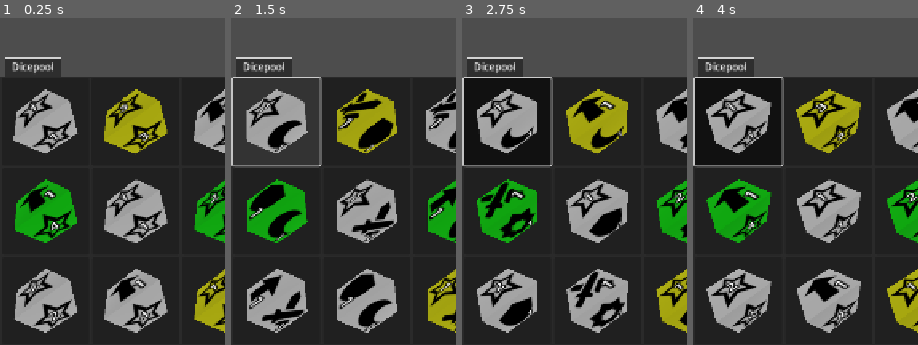
Above: before the commit, frames 1-4 (left to right).
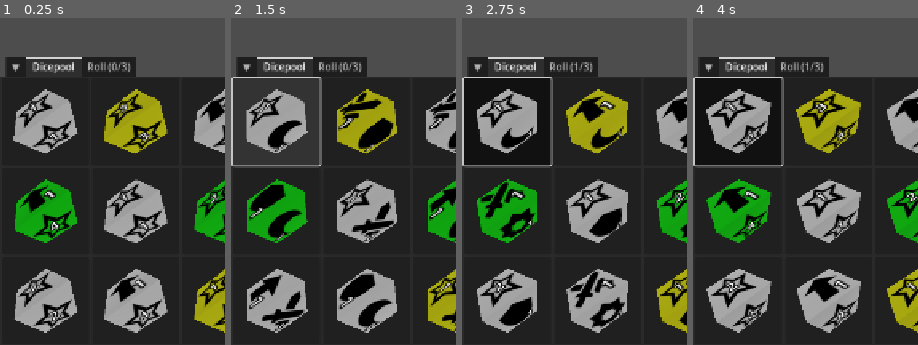
Above: after the commit, the same moments.

Repository: francocurotto/DDMre
Game: Godot game, scene res://test.tscn
Two runs of this game, one before a commit and one after it. Both use one fixed random seed, a clock stepped at 60 frames per second and the inputs below.
Inputs (mouse positions are % of the whole screen's width and height, from its top left):
- Up to frame 1 (0.25 s): no input
- Up to frame 2 (1.5 s): click (10, 66) at 0.52 s; click (10, 66) at 1.27 s
- Up to frame 3 (2.75 s): click (10, 66) at 2.02 s
- Up to frame 4 (4 s): move the mouse to (72, 33) at 2.77 s; move the mouse to (30, 45) at 3.52 s
The pictures show only the part of the screen within x 0-50%, y 50-100%; the shares and areas given below are measured in that part.

The runs differ from the first frame. In frame 1, 2.3% of the frame differs, in the area x 2-61%, y 11-19%; in frame 2, 2.3%; in frame 3, 2.3%; in frame 4, 2.3%.

Commit message:
progress in dice gui

Diff:
--- /dev/null
+++ b/dicegui/dice_gui.gd
@@ -0,0 +1,17 @@
+extends TabContainer
+
+#region builtin functions
+func _ready() -> void:
+	get_tab_bar().set_tab_title(2, "Roll (0/3)")
+	$Dicepool.roll_changed.connect(on_roll_changed)
+#endregion
+
+#region public functions
+func set_dice(i, dice):
+	$Dicepool.set_dice(i, dice)
+#endregion
+
+#region signals callback
+func on_roll_changed(roll_dice_buttons):
+	get_tab_bar().set_tab_title(2, "Roll (%d/3)" % len(roll_dice_buttons))
+#endregion
--- /dev/null
+++ b/dicegui/dice_gui.tscn
@@ -0,0 +1,32 @@
+[gd_scene load_steps=3 format=3 uid="uid://c4thhg2j07f1s"]
+
+[ext_resource type="PackedScene" uid="uid://du8wgt4awuk8d" path="res://dicegui/dicepool/dicepool.tscn" id="1_ahudt"]
+[ext_resource type="Script" uid="uid://c41m1e7l0l7a7" path="res://dicegui/dice_gui.gd" id="1_gm7by"]
+
+[node name="DiceGUI" type="TabContainer"]
+anchors_preset = 7
+anchor_left = 0.5
+anchor_top = 1.0
+anchor_right = 0.5
+anchor_bottom = 1.0
+offset_left = -360.0
+offset_top = -31.0
+offset_right = 360.0
+grow_horizontal = 2
+grow_vertical = 0
+current_tab = 1
+script = ExtResource("1_gm7by")
+
+[node name="▼" type="PanelContainer" parent="."]
+visible = false
+layout_mode = 2
+metadata/_tab_index = 0
+
+[node name="Dicepool" parent="." instance=ExtResource("1_ahudt")]
+layout_mode = 2
+metadata/_tab_index = 1
+
+[node name="Roll" type="PanelContainer" parent="."]
+visible = false
+layout_mode = 2
+metadata/_tab_index = 2
--- a/dicepool/dice_button/dice_button.tscn
+++ b/dicegui/dicepool/dice_button/dice_button.tscn
@@ -1,7 +1,7 @@
 [gd_scene load_steps=5 format=3 uid="uid://cl36s84e5ksr4"]
 
 [ext_resource type="PackedScene" uid="uid://b6qy0uoifxeby" path="res://dice/dice.tscn" id="1_3otug"]
-[ext_resource type="Script" uid="uid://qbyah0c0tr8h" path="res://dicepool/dice_button/dice_button.gd" id="1_aem31"]
+[ext_resource type="Script" uid="uid://qbyah0c0tr8h" path="res://dicegui/dicepool/dice_button/dice_button.gd" id="1_aem31"]
 
 [sub_resource type="PlaneMesh" id="PlaneMesh_aoqbp"]
 size = Vector2(8, 8)
--- a/dicepool/dicepool.gd
+++ b/dicegui/dicepool/dicepool.gd
@@ -1,4 +1,8 @@
 extends PanelContainer
+
+#region signals
+signal roll_changed
+#endregion
 
 #region public variables
 var buttons = []
@@ -30,9 +34,11 @@
 		for button in buttons:
 			if button not in roll_dice_buttons:
 				button.disabled = true
+	roll_changed.emit(roll_dice_buttons)
 
 func on_dice_button_released(released_button):
 	roll_dice_buttons.erase(released_button)
 	for button in buttons:
 		button.disabled = false
+	roll_changed.emit(roll_dice_buttons)
 #endregion
--- a/dicepool/dicepool.tscn
+++ b/dicegui/dicepool/dicepool.tscn
@@ -1,7 +1,7 @@
 [gd_scene load_steps=4 format=3 uid="uid://du8wgt4awuk8d"]
 
-[ext_resource type="PackedScene" uid="uid://cl36s84e5ksr4" path="res://dicepool/dice_button/dice_button.tscn" id="1_deuju"]
-[ext_resource type="Script" uid="uid://cghnyu3b7yv1s" path="res://dicepool/dicepool.gd" id="1_jyfec"]
+[ext_resource type="PackedScene" uid="uid://cl36s84e5ksr4" path="res://dicegui/dicepool/dice_button/dice_button.tscn" id="1_deuju"]
+[ext_resource type="Script" uid="uid://cghnyu3b7yv1s" path="res://dicegui/dicepool/dicepool.gd" id="1_jyfec"]
 
 [sub_resource type="StyleBoxFlat" id="StyleBoxFlat_deuju"]
 bg_color = Color(0.156863, 0.156863, 0.156863, 0.588235)
--- a/test.gd
+++ b/test.gd
@@ -27,5 +27,5 @@
 		# get a random dice
 		var rand_dice = dicelib[str(rng.randi_range(1,len(dicelib)))]
 		# set dicepool dice
-		%Dicepool.set_dice(i, rand_dice)
+		%DiceGUI.set_dice(i, rand_dice)
 #endregion
--- a/test.tscn
+++ b/test.tscn
@@ -1,7 +1,7 @@
 [gd_scene load_steps=6 format=3 uid="uid://cxmgqmkxvls2s"]
 
 [ext_resource type="Script" uid="uid://dlse0i3denew8" path="res://test.gd" id="1_8uh7m"]
-[ext_resource type="PackedScene" uid="uid://du8wgt4awuk8d" path="res://dicepool/dicepool.tscn" id="1_37kl0"]
+[ext_resource type="PackedScene" uid="uid://c4thhg2j07f1s" path="res://dicegui/dice_gui.tscn" id="2_8uh7m"]
 
 [sub_resource type="BoxShape3D" id="BoxShape3D_37kl0"]
 size = Vector3(20, 0, 20)
@@ -29,20 +29,5 @@
 [node name="DirectionalLight3D" type="DirectionalLight3D" parent="."]
 transform = Transform3D(0.384919, -0.377372, 0.842275, 0.0431583, 0.918951, 0.392003, -0.921941, -0.114538, 0.370009, 9.05865, 8.08855, 6.50427)
 
-[node name="TabContainer" type="TabContainer" parent="."]
-anchors_preset = 7
-anchor_left = 0.5
-anchor_top = 1.0
-anchor_right = 0.5
-anchor_bottom = 1.0
-offset_left = -360.0
-offset_top = -461.0
-offset_right = 360.0
-grow_horizontal = 2
-grow_vertical = 0
-current_tab = 0
-
-[node name="Dicepool" parent="TabContainer" instance=ExtResource("1_37kl0")]
+[node name="DiceGUI" parent="." instance=ExtResource("2_8uh7m")]
 unique_name_in_owner = true
-layout_mode = 2
-metadata/_tab_index = 0
Not shown, added: dicegui/dice_gui.gd.uid
Renamed: dicepool/dice_button/dice_button.gd -> dicegui/dicepool/dice_button/dice_button.gd
Renamed: dicepool/dice_button/dice_button.gd.uid -> dicegui/dicepool/dice_button/dice_button.gd.uid
Renamed: dicepool/dicepool.gd.uid -> dicegui/dicepool/dicepool.gd.uid
